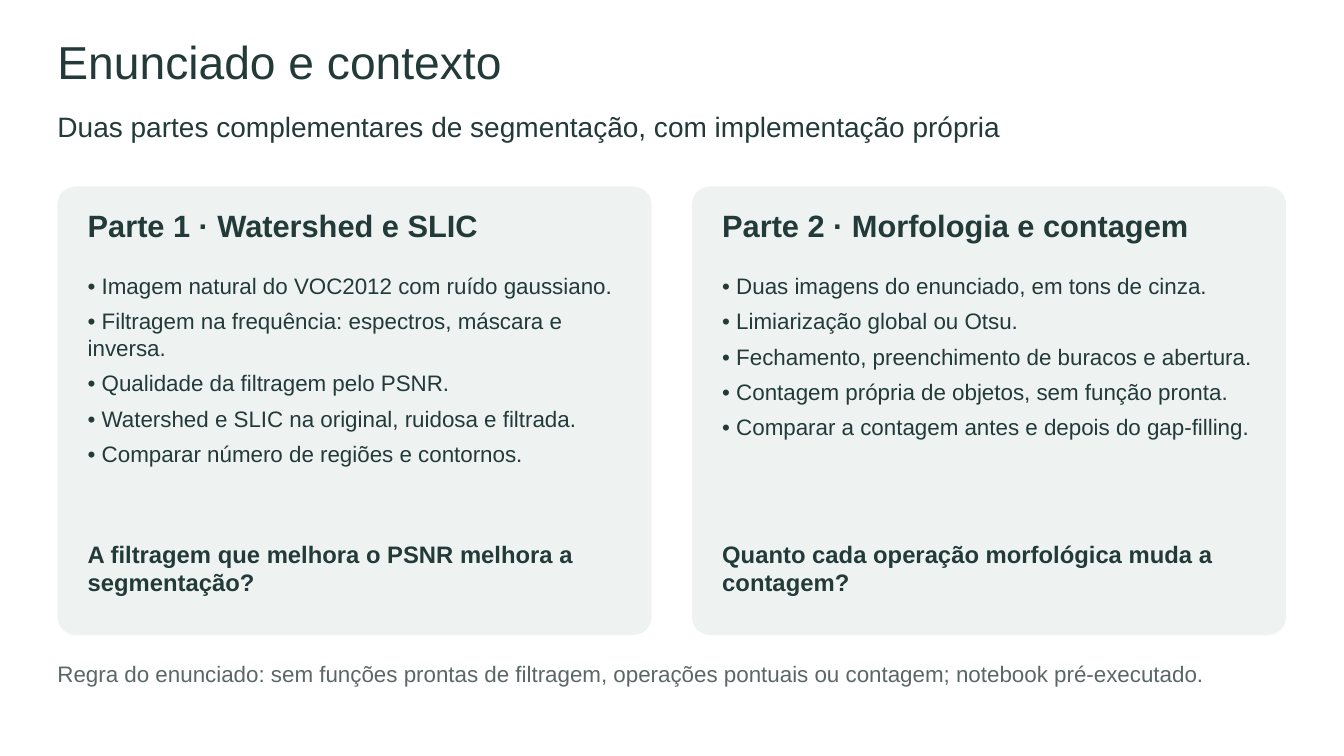
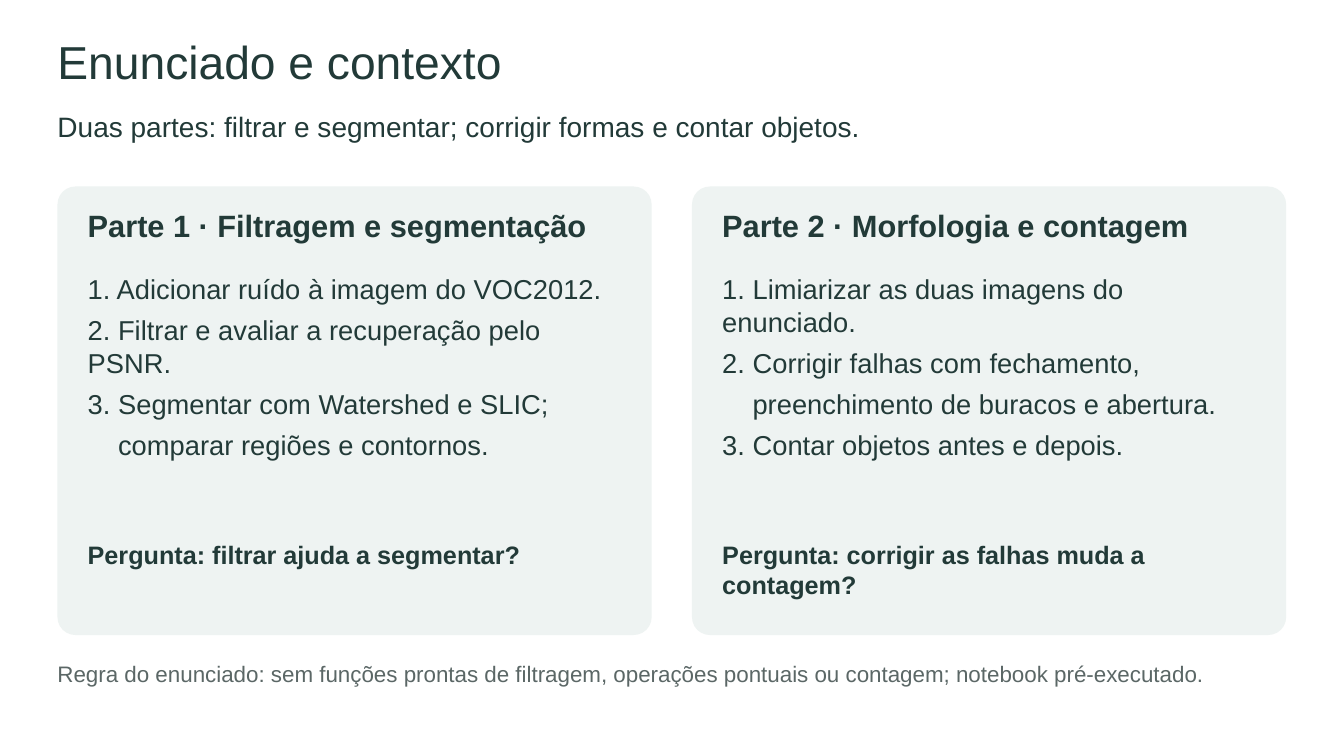
Before and after one commit to HeloisaBorn/trabalho-m2.2-pdi, a slide deck: slide 2 of apresentacao/apresentacao_final.pptx. Drawn at 1344x756 pixels with LibreOffice and Linux fonts; fonts in the diff are those of the drawing. Boxes give left, top, right and bottom in pixels: in the first picture for what was removed or moved away, otherwise in the second. Text is boxed around its words. In the diff, an @@ line names an element or a change of style, - is before the commit and + after.

```diff
--- a/apresentacao/apresentacao_final.pptx
+++ b/apresentacao/apresentacao_final.pptx
@@ text at (57, 116, 859, 143): text changed @@
-Duas partes complementares de segmentação, com implementação própria
+Duas partes: filtrar e segmentar; corrigir formas e contar objetos.
@@ text at (88, 214, 586, 243): text changed @@
-Parte 1 · Watershed e SLIC
+Parte 1 · Filtragem e segmentação
@@ text at (88, 279, 602, 460): text changed; size 16 to 19.5 pt @@
-• Imagem natural do VOC2012 com ruído gaussiano.
-• Filtragem na frequência: espectros, máscara e inversa.
-• Qualidade da filtragem pelo PSNR.
-• Watershed e SLIC na original, ruidosa e filtrada.
-• Comparar número de regiões e contornos.
+1. Adicionar ruído à imagem do VOC2012.
+2. Filtrar e avaliar a recuperação pelo PSNR.
+3. Segmentar com Watershed e SLIC;
+comparar regiões e contornos.
@@ text at (722, 279, 1216, 460): text changed; size 16 to 19.5 pt @@
-• Duas imagens do enunciado, em tons de cinza.
-• Limiarização global ou Otsu.
-• Fechamento, preenchimento de buracos e abertura.
-• Contagem própria de objetos, sem função pronta.
-• Comparar a contagem antes e depois do gap-filling.
+1. Limiarizar as duas imagens do enunciado.
+2. Corrigir falhas com fechamento,
+preenchimento de buracos e abertura.
+3. Contar objetos antes e depois.
@@ text at (88, 545, 520, 570): text changed; size 17 to 18 pt @@
-A filtragem que melhora o PSNR melhora a segmentação?
+Pergunta: filtrar ajuda a segmentar?
@@ text at (722, 545, 1145, 600): text changed; size 17 to 18 pt @@
-Quanto cada operação morfológica muda a contagem?
+Pergunta: corrigir as falhas muda a contagem?
```
Also in this commit, not shown: 3 other slides changed, 1 other file.
